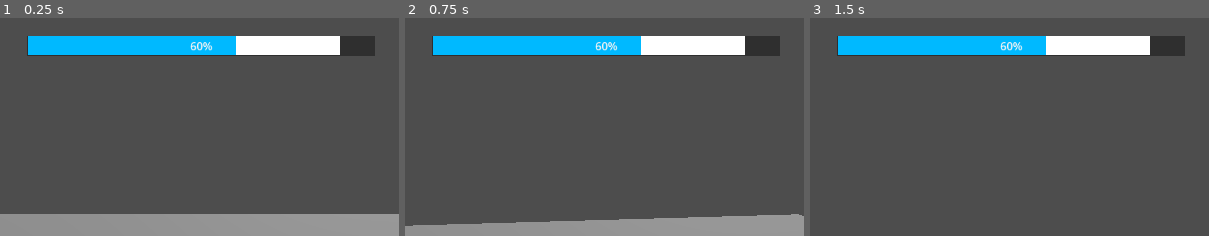
Above: before the commit, frames 1-3 (left to right).
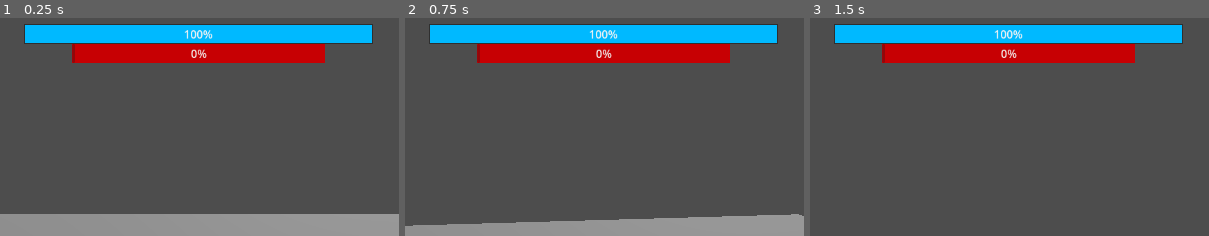
Above: after the commit, the same moments.

Repository: MichaClan/ashura-s-battle-arena
Game: Godot game, scene res://main scene/Ashura's Battle Arena.tscn
Two runs of this game, one before a commit and one after it. Both use one fixed random seed, a clock stepped at 60 frames per second and the inputs below.
Inputs (mouse positions are % of the whole screen's width and height, from its top left):
- Up to frame 1 (0.25 s): no input
- Up to frame 2 (0.75 s): tap Enter at 0.5 s; move the mouse to (55, 48) at 0.52 s; hold W (move_forward) from 0.53 s (still down); click (55, 48) at 0.67 s
- Up to frame 3 (1.5 s): keep holding W (move_forward); tap Space (jump) at 0.77 s; move the mouse to (45, 49) at 1.27 s
The pictures show only the part of the screen within x 25-75%, y 0-50%; the shares and areas given below are measured in that part.

The runs differ from the first frame. In frame 1, 13% of the frame differs, in the area x 6-94%, y 2-21%; in frame 2, 13%; in frame 3, 13%.

Commit message:
save for sure

Diff:
--- a/main scene/Ashura's Battle Arena.tscn
+++ b/main scene/Ashura's Battle Arena.tscn
@@ -1,8 +1,9 @@
-[gd_scene load_steps=7 format=3 uid="uid://b6l474bdqo67l"]
+[gd_scene load_steps=8 format=3 uid="uid://b6l474bdqo67l"]
 
 [ext_resource type="Script" path="res://scripts/PlayerMovement.gd" id="1_g7h5f"]
 [ext_resource type="PackedScene" uid="uid://bmb0807o2ij13" path="res://main scene/child scenes/enemy.tscn" id="2_5551l"]
 [ext_resource type="PackedScene" uid="uid://c7tqguxrsbftq" path="res://main scene/child scenes/health_bar.tscn" id="3_adtqx"]
+[ext_resource type="PackedScene" uid="uid://cwi50x07lbbbq" path="res://main scene/child scenes/mode_bar.tscn" id="4_s6vu8"]
 
 [sub_resource type="CapsuleShape3D" id="CapsuleShape3D_123sg"]
 
@@ -40,7 +41,21 @@
 transform = Transform3D(1, 0, 0, 0, 1, 0, 0, 0, 1, 0, 1, 5)
 
 [node name="HealthBar" parent="." instance=ExtResource("3_adtqx")]
-offset_left = 330.0
-offset_top = 44.0
-offset_right = 830.0
-offset_bottom = 71.0
+anchors_preset = 5
+anchor_left = 0.5
+anchor_right = 0.5
+offset_left = -250.0
+offset_top = 27.0
+offset_right = 250.0
+offset_bottom = 54.0
+grow_horizontal = 2
+
+[node name="ModeBar" parent="." instance=ExtResource("4_s6vu8")]
+anchors_preset = 5
+anchor_left = 0.5
+anchor_right = 0.5
+offset_left = -182.0
+offset_top = 55.0
+offset_right = 183.0
+offset_bottom = 82.0
+grow_horizontal = 2
--- a/main scene/child scenes/health_bar.tscn
+++ b/main scene/child scenes/health_bar.tscn
@@ -25,7 +25,7 @@
 offset_bottom = 27.0
 theme_override_styles/background = SubResource("StyleBoxEmpty_y65r2")
 theme_override_styles/fill = SubResource("StyleBoxFlat_8nwsl")
-value = 60.0
+value = 100.0
 script = ExtResource("1_tmukn")
 
 [node name="DamageBar" type="ProgressBar" parent="."]
@@ -38,7 +38,7 @@
 grow_vertical = 2
 theme_override_styles/background = SubResource("StyleBoxFlat_ve65u")
 theme_override_styles/fill = SubResource("StyleBoxFlat_1d3ui")
-value = 90.0
+value = 100.0
 show_percentage = false
 
 [node name="Timer" type="Timer" parent="."]
--- /dev/null
+++ b/main scene/child scenes/mode_bar.tscn
@@ -0,0 +1,17 @@
+[gd_scene load_steps=2 format=3 uid="uid://cwi50x07lbbbq"]
+
+[sub_resource type="StyleBoxFlat" id="StyleBoxFlat_iqw33"]
+bg_color = Color(0.78, 0, 0.0129998, 1)
+
+[node name="ModeBar" type="ProgressBar"]
+offset_right = 365.0
+offset_bottom = 27.0
+theme_override_styles/background = SubResource("StyleBoxFlat_iqw33")
+
+[node name="ProgressBar" type="ProgressBar" parent="."]
+layout_mode = 0
+offset_right = 4.0
+offset_bottom = 27.0
+show_percentage = false
+
+[node name="Timer" type="Timer" parent="."]
